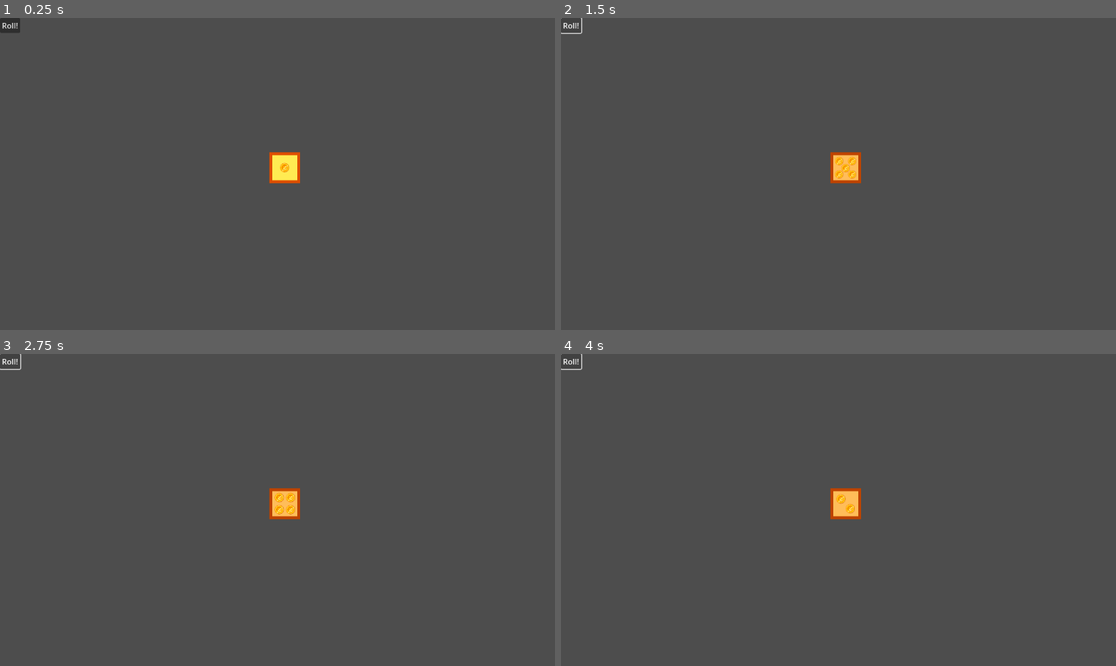
Above: before the commit, frames 1-4 (two rows, left to right).
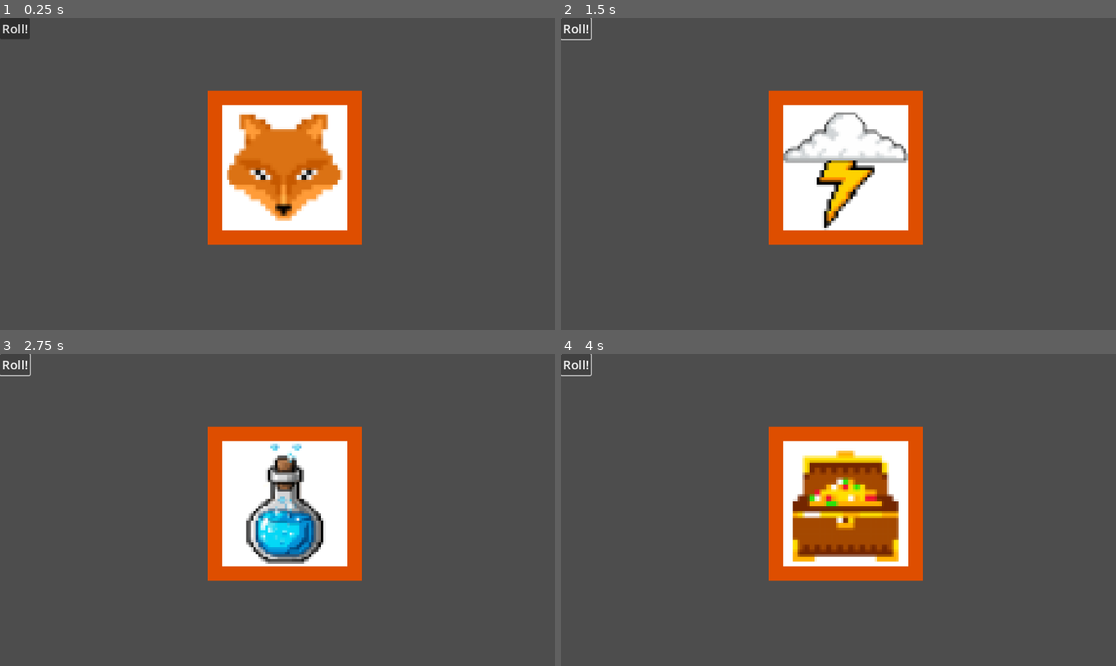
Above: after the commit, the same moments.

Repository: PariyaAkhavass/final_project_Godot
Game: Godot game, scene res://d_6.tscn
Same seed, same stepped clock (60 frames per second), same inputs: the game is played once before the commit and once after it.
Inputs:
- Up to frame 1 (0.25 s): no input
- Up to frame 2 (1.5 s): click "Roll!" at 0.5 s; click "Roll!" at 1.25 s
- Up to frame 3 (2.75 s): click "Roll!" at 2 s
- Up to frame 4 (4 s): no input

The runs differ from the first frame. In frame 1, 14% of the frame differs, in the area x 0-66%, y 0-73%; in frame 2, 14%; in frame 3, 14%; in frame 4, 14%.

Commit message:
Menu Buttons added

Diff:
--- a/d_6.tscn
+++ b/d_6.tscn
@@ -1,81 +1,81 @@
 [gd_scene load_steps=9 format=3 uid="uid://pdayj6lpfufd"]
 
 [ext_resource type="Script" uid="uid://vvbqsnkfsgqu" path="res://dice.gd" id="1_rmhvh"]
-[ext_resource type="Texture2D" uid="uid://euhu5bws0vkh" path="res://Dice_assets/1.png" id="2_8rf0r"]
-[ext_resource type="Texture2D" uid="uid://cobxynoodcip1" path="res://Dice_assets/2.png" id="3_8rf0r"]
-[ext_resource type="Texture2D" uid="uid://dweicixbeff5a" path="res://Dice_assets/3.png" id="4_hitq5"]
-[ext_resource type="Texture2D" uid="uid://bdfq2fnkq8n61" path="res://Dice_assets/4.png" id="5_c6lvo"]
-[ext_resource type="Texture2D" uid="uid://cbdpkve1jbeym" path="res://Dice_assets/5.png" id="6_x03bd"]
-[ext_resource type="Texture2D" uid="uid://j51v1to6yboa" path="res://Dice_assets/6.png" id="7_0ih4c"]
+[ext_resource type="Texture2D" uid="uid://bdndh7b1rqka" path="res://D6/1.png" id="2_uhwa2"]
+[ext_resource type="Texture2D" uid="uid://ckr0ujp7pncpw" path="res://D6/2.png" id="3_m0p4u"]
+[ext_resource type="Texture2D" uid="uid://kxnbbui8ifcc" path="res://D6/3.png" id="4_4jbad"]
+[ext_resource type="Texture2D" uid="uid://b6ci2p0aa7cua" path="res://D6/4.png" id="5_h0vkw"]
+[ext_resource type="Texture2D" uid="uid://bahcr3x54q8y6" path="res://D6/5.png" id="6_2e0i4"]
+[ext_resource type="Texture2D" uid="uid://b0qjgvhqlbjjr" path="res://D6/6.png" id="7_nava2"]
 
 [sub_resource type="SpriteFrames" id="SpriteFrames_ukaps"]
 animations = [{
 "frames": [{
 "duration": 1.0,
-"texture": ExtResource("2_8rf0r")
+"texture": ExtResource("2_uhwa2")
 }],
-"loop": false,
+"loop": true,
 "name": &"1",
-"speed": 0.0
+"speed": 5.0
 }, {
 "frames": [{
 "duration": 1.0,
-"texture": ExtResource("3_8rf0r")
+"texture": ExtResource("3_m0p4u")
 }],
-"loop": false,
+"loop": true,
 "name": &"2",
-"speed": 0.0
+"speed": 5.0
 }, {
 "frames": [{
 "duration": 1.0,
-"texture": ExtResource("4_hitq5")
+"texture": ExtResource("4_4jbad")
 }],
-"loop": false,
+"loop": true,
 "name": &"3",
-"speed": 0.0
+"speed": 5.0
 }, {
 "frames": [{
 "duration": 1.0,
-"texture": ExtResource("5_c6lvo")
+"texture": ExtResource("5_h0vkw")
 }],
-"loop": false,
+"loop": true,
 "name": &"4",
-"speed": 0.0
+"speed": 5.0
 }, {
 "frames": [{
 "duration": 1.0,
-"texture": ExtResource("6_x03bd")
+"texture": ExtResource("6_2e0i4")
 }],
-"loop": false,
+"loop": true,
 "name": &"5",
-"speed": 0.0
+"speed": 5.0
 }, {
 "frames": [{
 "duration": 1.0,
-"texture": ExtResource("7_0ih4c")
+"texture": ExtResource("7_nava2")
 }],
-"loop": false,
+"loop": true,
 "name": &"6",
-"speed": 0.0
+"speed": 5.0
 }, {
 "frames": [{
 "duration": 1.0,
-"texture": ExtResource("2_8rf0r")
+"texture": ExtResource("2_uhwa2")
 }, {
 "duration": 1.0,
-"texture": ExtResource("3_8rf0r")
+"texture": ExtResource("3_m0p4u")
 }, {
 "duration": 1.0,
-"texture": ExtResource("4_hitq5")
+"texture": ExtResource("4_4jbad")
 }, {
 "duration": 1.0,
-"texture": ExtResource("5_c6lvo")
+"texture": ExtResource("5_h0vkw")
 }, {
 "duration": 1.0,
-"texture": ExtResource("6_x03bd")
+"texture": ExtResource("6_2e0i4")
 }, {
 "duration": 1.0,
-"texture": ExtResource("7_0ih4c")
+"texture": ExtResource("7_nava2")
 }],
 "loop": false,
 "name": &"Rolling",
@@ -87,12 +87,14 @@
 
 [node name="D6_Sprite" type="AnimatedSprite2D" parent="."]
 position = Vector2(591, 311)
+scale = Vector2(5, 5)
 sprite_frames = SubResource("SpriteFrames_ukaps")
-animation = &"1"
+animation = &"Rolling"
 
 [node name="Roll button" type="Button" parent="."]
 offset_right = 8.0
 offset_bottom = 8.0
+theme_override_font_sizes/font_size = 26
 text = "Roll!"
 
 [connection signal="animation_finished" from="D6_Sprite" to="." method="_on_d_6_sprite_animation_finished"]
--- a/project.godot
+++ b/project.godot
@@ -17,4 +17,5 @@
 
 [rendering]
 
+textures/canvas_textures/default_texture_filter=0
 renderer/rendering_method="mobile"
Not shown, changed: Bunny/Brown/Attack.png.import
Not shown, changed: Bunny/Brown/AttackScratch.png.import
Not shown, changed: Bunny/Brown/Death.png.import
Not shown, changed: Bunny/Brown/HurtIdle.png.import
Not shown, changed: Bunny/Brown/HurtRun.png.import
Not shown, changed: Bunny/Brown/Idle.png.import
Not shown, changed: Bunny/Brown/Jumping.png.import
Not shown, changed: Bunny/Brown/LieDown.png.import
Not shown, changed: Bunny/Brown/Liking.png.import
Not shown, changed: Bunny/Brown/Running.png.import
Not shown, changed: Bunny/Brown/Sleep.png.import
Not shown, changed: Bunny/LightBrown/Attack.png.import
(and 109 more such lines)
